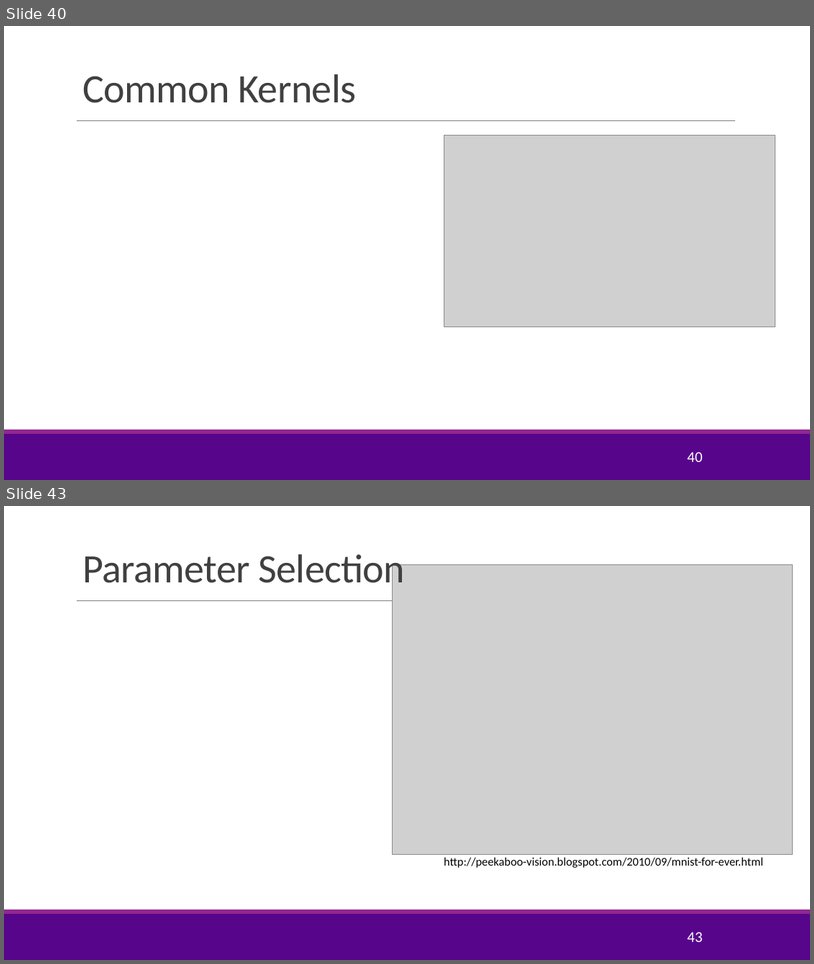
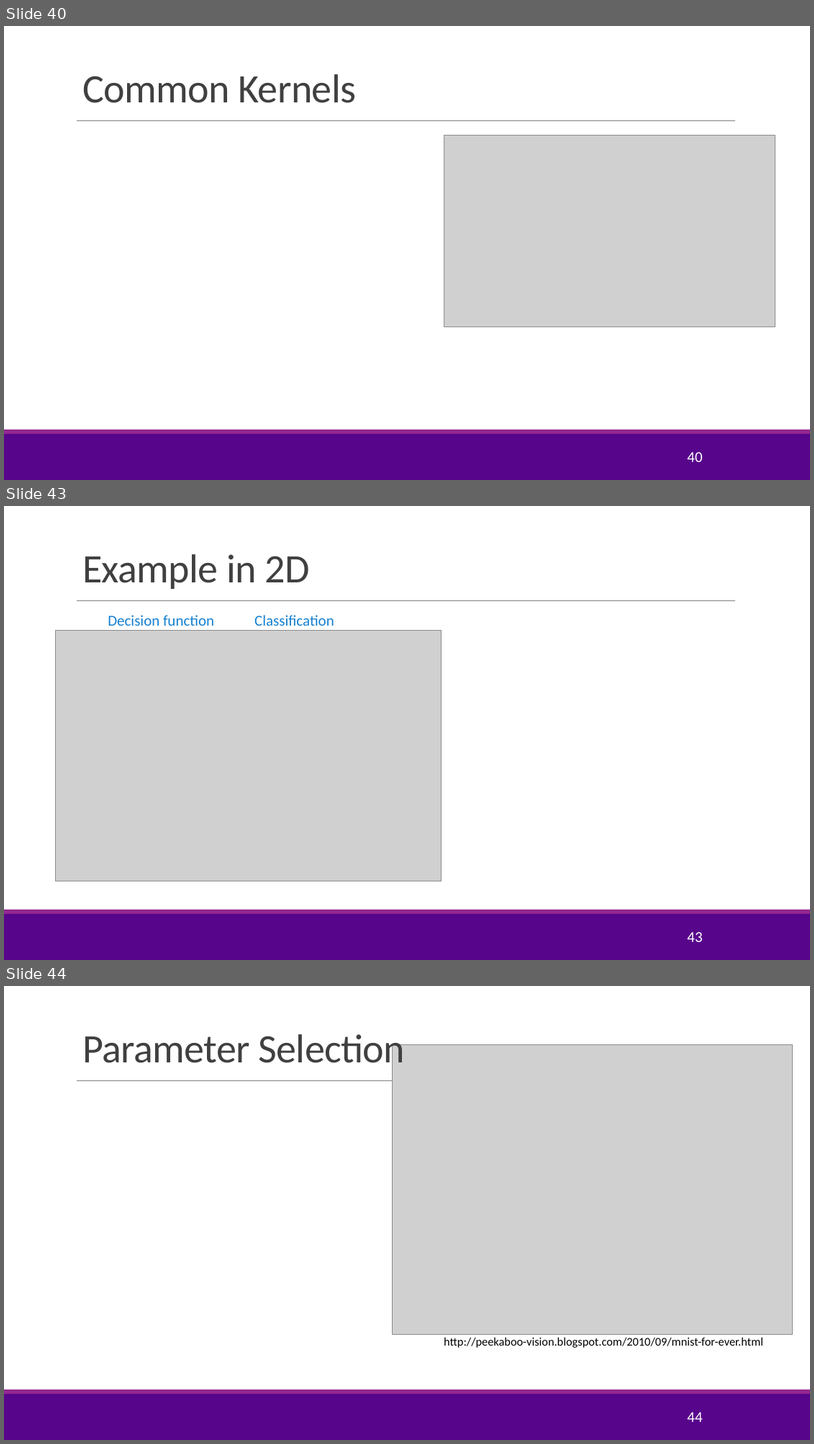
Before and after one commit to sdrangan/introml, a slide deck: lectures/Lect08_SVM.pptx. Shown one above the other, each under a label of ours: slides 40 and 43 before the commit, slides 40, 43 and 44 after it; the slides between them are not shown. The pictures are 814x964 and 814x1444 pixels, drawn with LibreOffice and Linux fonts; fonts in the diff are those of the drawing; grey boxes stand for pictures; background and template pictures are left out. Boxes give left, top, right and bottom in pixels: in the first picture for what was removed or moved away, otherwise in the second. Text is boxed around its words. In the diff, an @@ line names an element or a change of style, - is before the commit and + after.

```diff
--- a/lectures/Lect08_SVM.pptx
+++ b/lectures/Lect08_SVM.pptx
@@ slide 43 added at [4,506,810,960], background #FFFFFF; not listed: 3 template elements that a slide beside it also shows @@
@@ title added at [82,554,310,589], 48 pt, text #404040 @@
+Example in 2D
@@ picture added at [56,630,442,880] @@
@@ text added at [108,615,214,631], 18 pt, text #1480D1 @@
+Decision function
@@ text added at [255,615,334,631], 18 pt, text #1480D1 @@
+Classification
@@ page number added at [687,932,702,942], 18 pt, text #FFFFFF @@
+43
@@ what was slide 43 is now slide 44 @@
@@ page number at [687,1412,702,1422]: text changed @@
-43
+44
```
Also in this commit, not shown: 1 slide changed, 4 other files.
